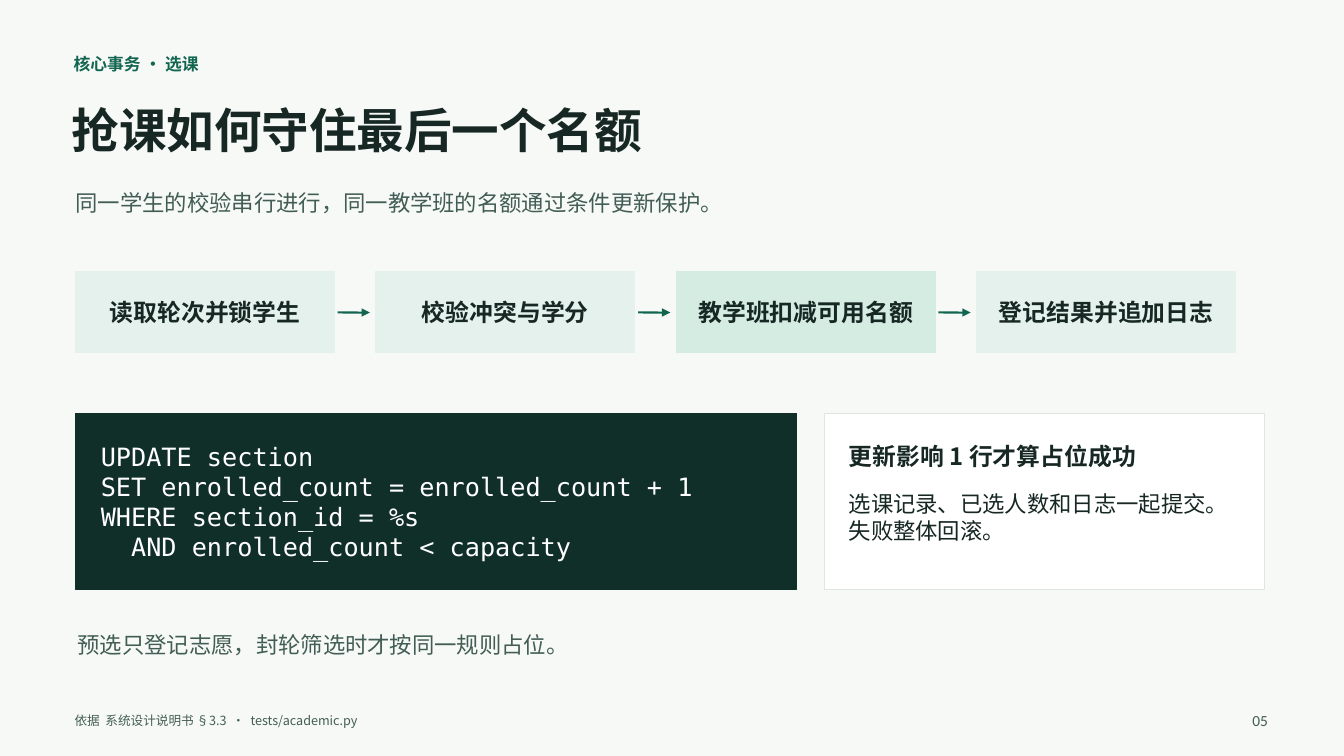
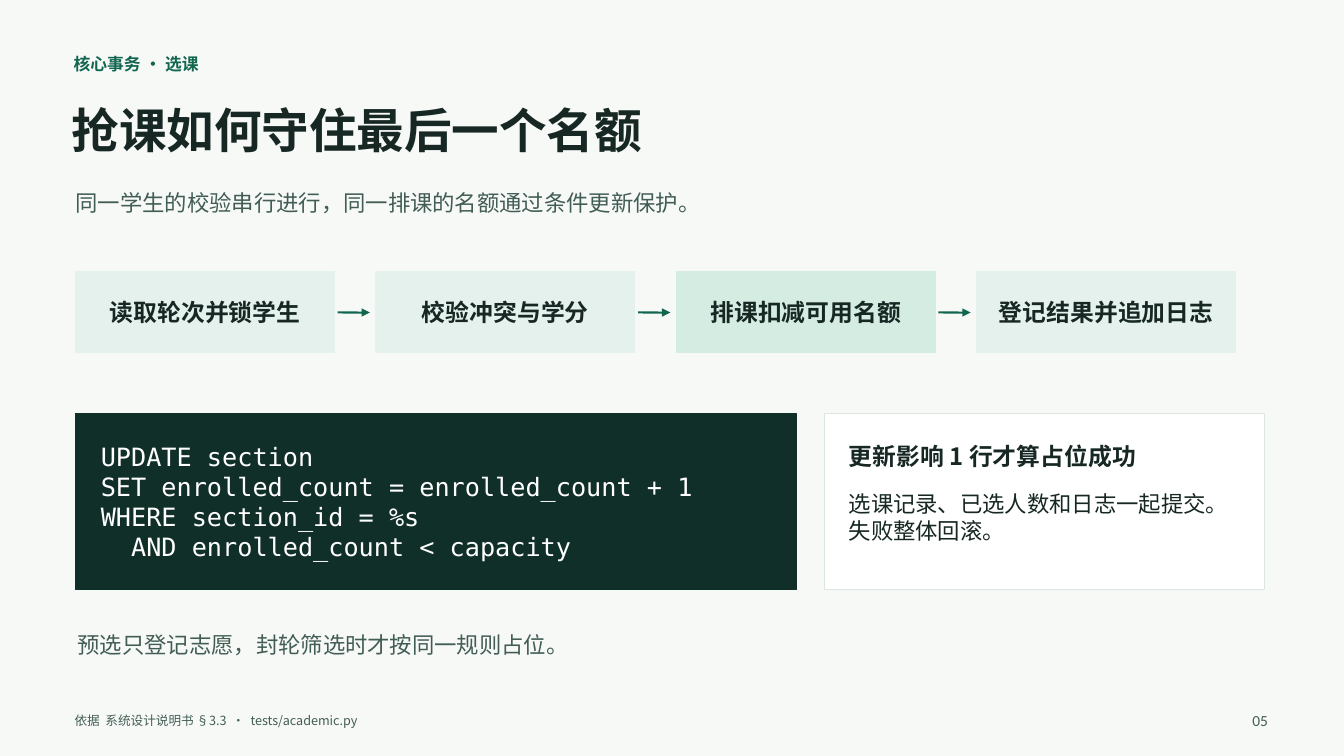
Before and after one commit to We1chan/databasecoursedesign, a slide deck: slide 5 of docs/04-教务系统数据库终期验收汇报.pptx. Drawn at 1344x756 pixels with LibreOffice and Linux fonts; fonts in the diff are those of the drawing. Boxes give left, top, right and bottom in pixels: in the first picture for what was removed or moved away, otherwise in the second. Text is boxed around its words. In the diff, an @@ line names an element or a change of style, - is before the commit and + after.

```diff
--- a/docs/04-教务系统数据库终期验收汇报.pptx
+++ b/docs/04-教务系统数据库终期验收汇报.pptx
@@ text at (x1=76, y1=192, x2=701, y2=213): text changed @@
-同一学生的校验串行进行，同一教学班的名额通过条件更新保护。
+同一学生的校验串行进行，同一排课的名额通过条件更新保护。
@@ text at (x1=710, y1=300, x2=901, y2=323): text changed @@
-教学班扣减可用名额
+排课扣减可用名额
```
Also in this commit, not shown: 3 other slides changed, 15 other files.
